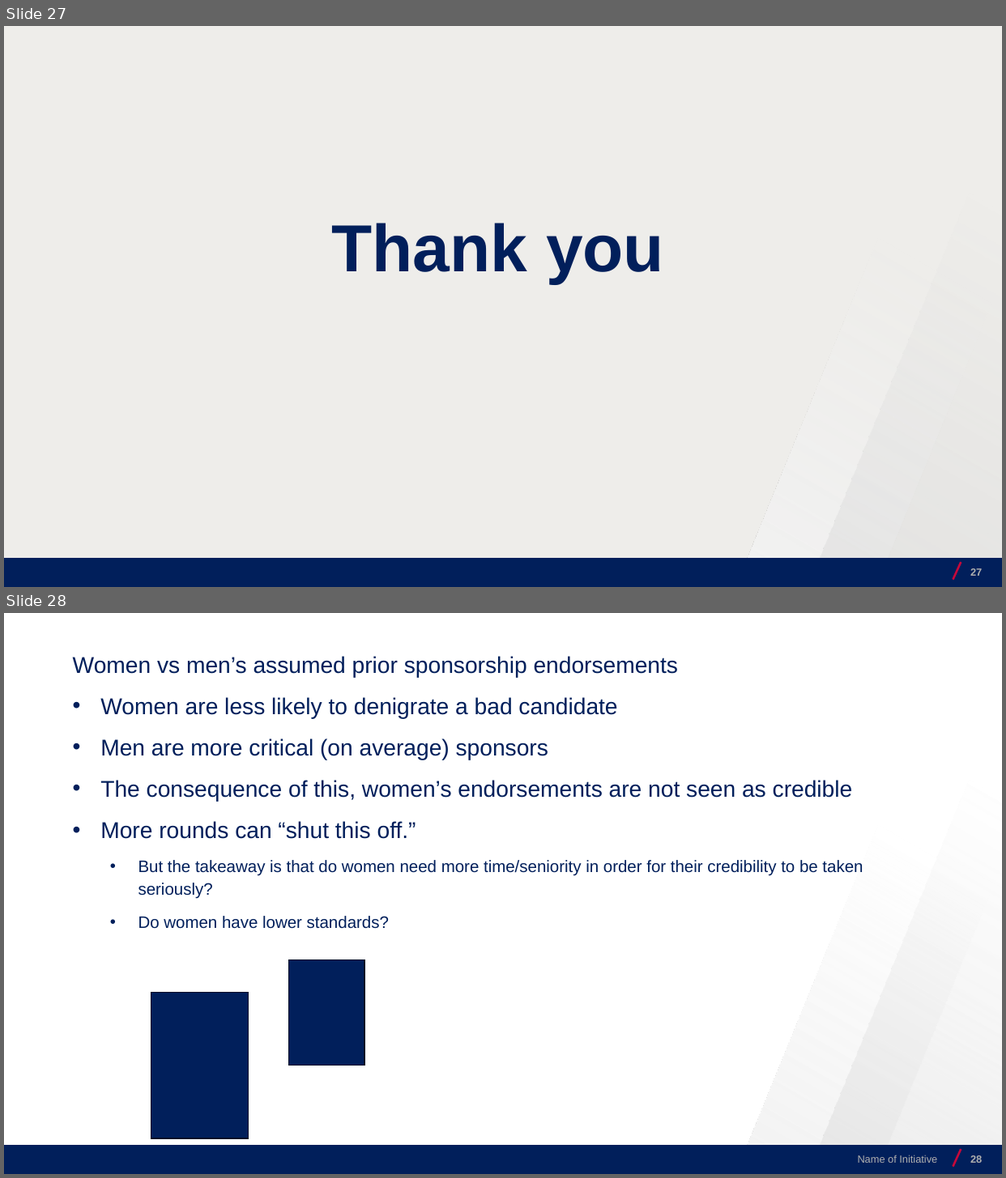
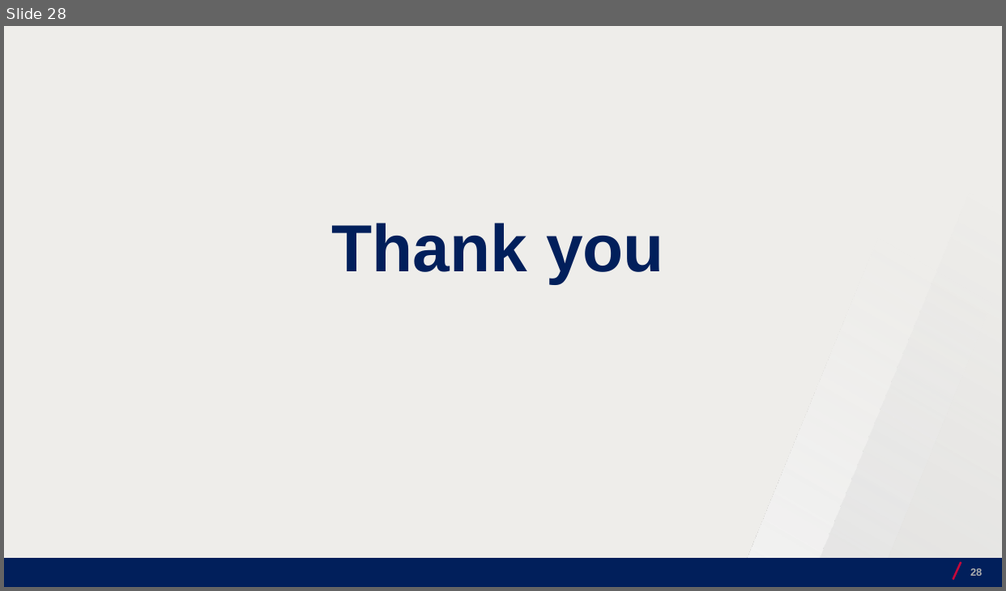
Before and after one commit to josecerv/sponsorship-network, a slide deck: docs/UChicago-0410.pptx. Shown one above the other, each under a label of ours: slides 27 and 28 before the commit, slide 28 after it. The pictures are 1006x1178 and 1006x591 pixels, drawn with LibreOffice and Linux fonts; fonts in the diff are those of the drawing; background and template pictures are left out. Boxes give left, top, right and bottom in pixels: in the first picture for what was removed or moved away, otherwise in the second. Text is boxed around its words. In the diff, an @@ line names an element or a change of style, - is before the commit and + after.

```diff
--- a/docs/UChicago-0410.pptx
+++ b/docs/UChicago-0410.pptx
@@ slide 28 removed at [4,613,1002,1174], background #FFFFFF; not listed: 4 template elements that a slide beside it also shows @@
@@ text removed at [73,656,863,929] @@
-Women vs men’s assumed prior sponsorship endorsements
-• Women are less likely to denigrate a bad candidate
-• Men are more critical (on average) sponsors
-• The consequence of this, women’s endorsements are not seen as credible
-• More rounds can “shut this off.”
-  • But the takeaway is that do women need more time/seniority in order for their credibility to be taken seriously?
-  • Do women have lower standards?
@@ rectangle removed at [288,960,364,1065] @@
@@ rectangle removed at [151,993,248,1139] @@
@@ text removed at [858,1155,937,1163] @@
-Name of Initiative
@@ page number removed at [970,1156,982,1163] @@
-28
@@ what was slide 27 is now slide 28 @@
@@ page number at [970,569,982,576]: text changed @@
-27
+28
```
Also in this commit, not shown: 15 slides changed, 2 slides added, 1 other slide removed, 18 other files.
